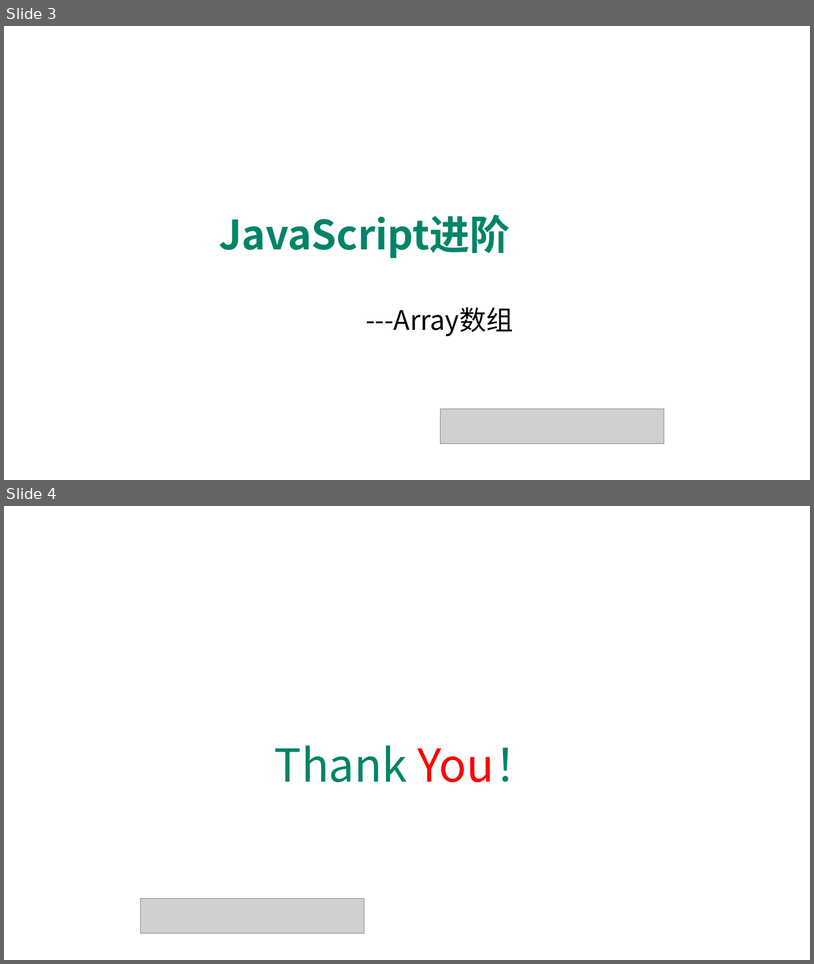
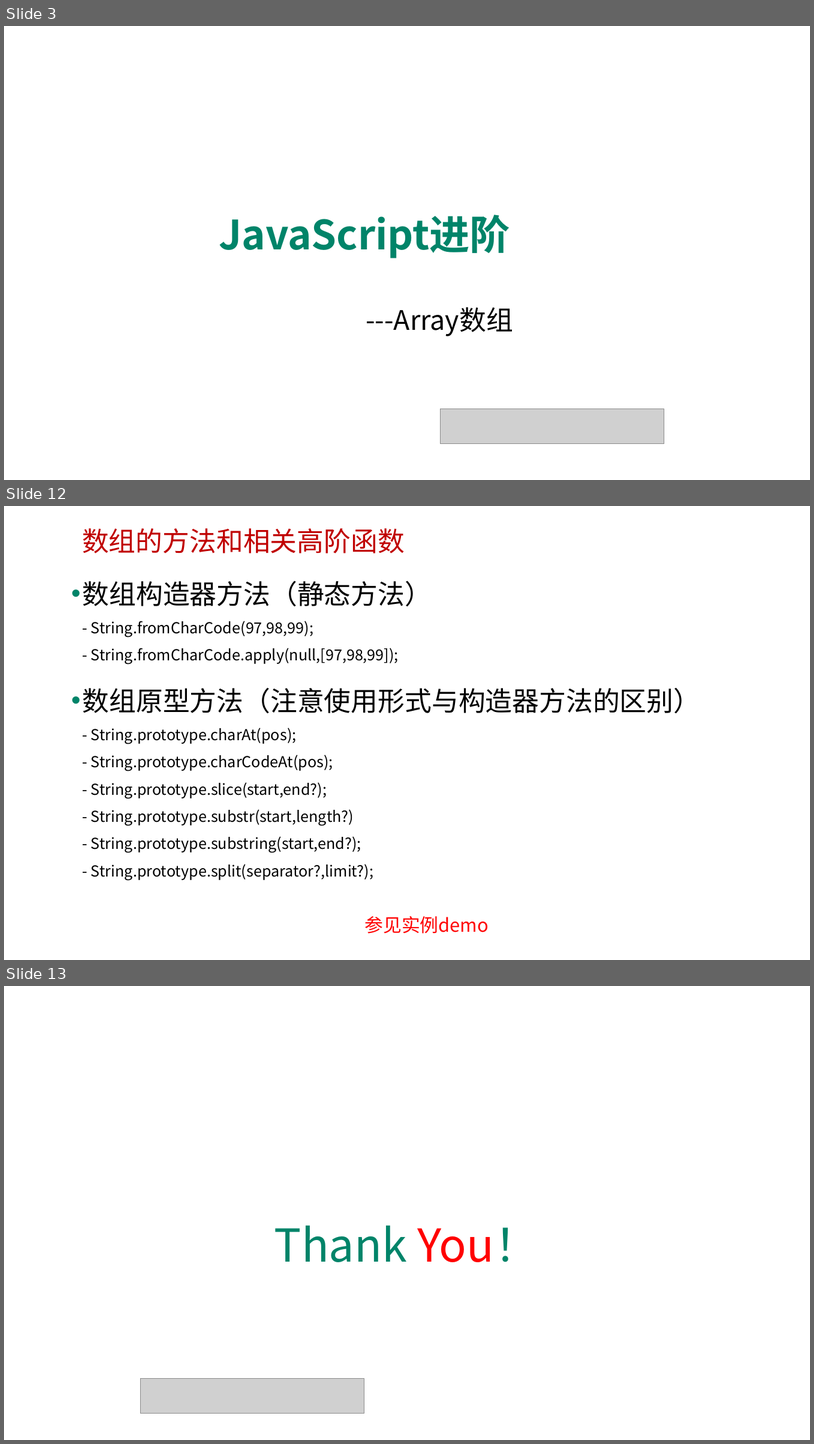
Before and after one commit to edu2act/course-javascript-advanced, a slide deck: 课程PPT/09.JavaScript标准内置对象-构造器（Array、Date、Error等）.pptx. Shown one above the other, each under a label of ours: slides 3 and 4 before the commit, slides 3, 12 and 13 after it; the slides between them are not shown. The pictures are 814x964 and 814x1444 pixels, drawn with LibreOffice and Linux fonts; fonts in the diff are those of the drawing; grey boxes stand for pictures; background and template pictures are left out. Boxes give left, top, right and bottom in pixels: in the first picture for what was removed or moved away, otherwise in the second. Text is boxed around its words. In the diff, an @@ line names an element or a change of style, - is before the commit and + after.

```diff
--- a/课程PPT/09.JavaScript标准内置对象-构造器（Array、Date、Error等）.pptx
+++ b/课程PPT/09.JavaScript标准内置对象-构造器（Array、Date、Error等）.pptx
@@ slide 12 added at [4,506,810,960], background picture (left out) @@
@@ text added at [82,528,405,553], 32 pt, text #C00000 @@
+数组的方法和相关高阶函数
@@ text added at [83,580,701,880], 18 pt, text #000000 @@
+• 数组构造器方法（静态方法）
+  - String.fromCharCode(97,98,99);
+  - String.fromCharCode.apply(null,[97,98,99]);
+• 数组原型方法（注意使用形式与构造器方法的区别）
+  - String.prototype.charAt(pos);
+  - String.prototype.charCodeAt(pos);
+  - String.prototype.slice(start,end?);
+  - String.prototype.substr(start,length?)
+  - String.prototype.substring(start,end?);
+  - String.prototype.split(separator?,limit?);
@@ text added at [365,916,489,933], 22 pt, text #FF0000 @@
+参见实例demo
@@ what was slide 4 is now slide 13 @@
```
Also in this commit, not shown: 8 other slides added, 9 other files.
